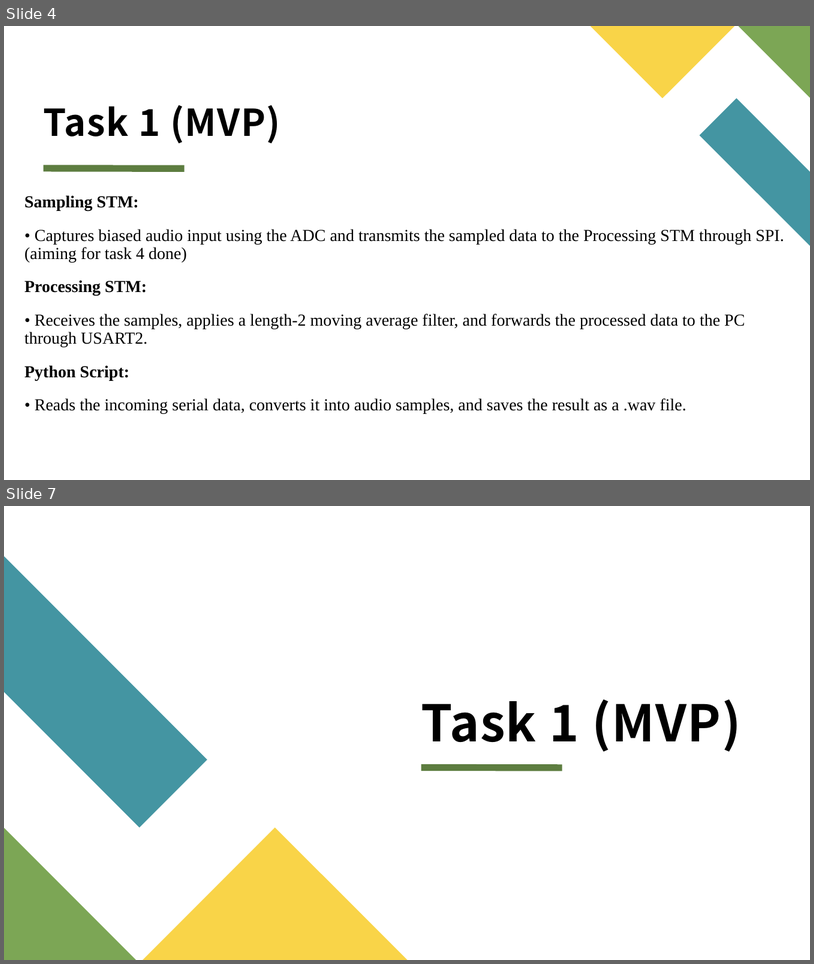
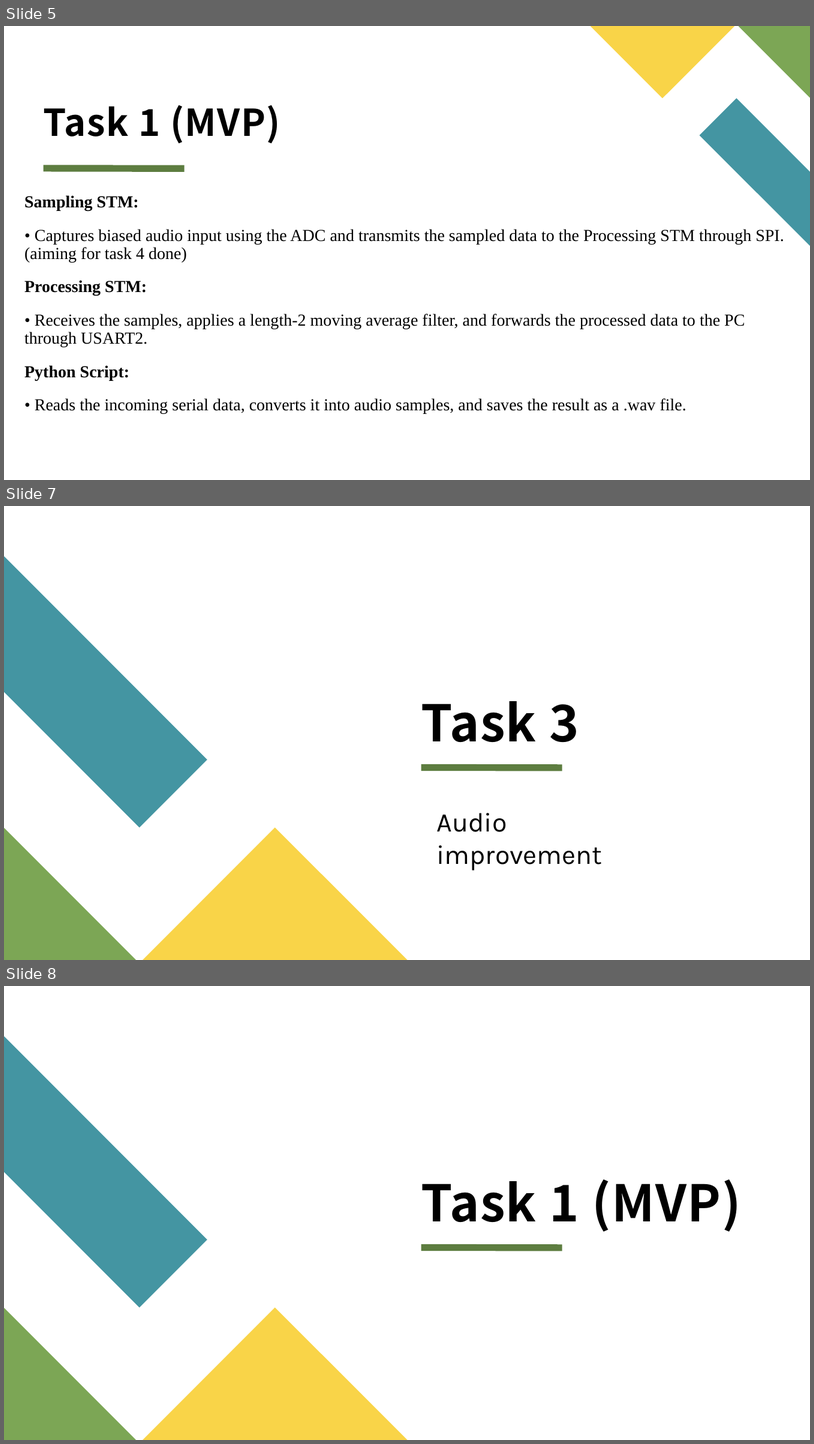
Before and after one commit to mooncakes0/ECE2071_project_F08, a slide deck: ECE2071_Project_F08_PPTslides.pptx. Shown one above the other, each under a label of ours: slides 4 and 7 before the commit, slides 5, 7 and 8 after it; the slides between them are not shown. The pictures are 814x964 and 814x1444 pixels, drawn with LibreOffice and Linux fonts; fonts in the diff are those of the drawing. Boxes give left, top, right and bottom in pixels: in the first picture for what was removed or moved away, otherwise in the second. Text is boxed around its words. In the diff, an @@ line names an element or a change of style, - is before the commit and + after.

```diff
--- a/ECE2071_Project_F08_PPTslides.pptx
+++ b/ECE2071_Project_F08_PPTslides.pptx
@@ slide 7 added at box(4, 506, 810, 960), background #FFFFFF; not listed: 4 template elements that a slide beside it also shows @@
@@ title added at box(422, 701, 579, 742), 60 pt, text #000000, bold @@
+Task 3
@@ text added at box(437, 813, 602, 870), 32 pt, text #000000 @@
+Audio improvement
@@ what was slide 4 is now slide 5 @@
@@ what was slide 7 is now slide 8 @@
```
Also in this commit, not shown: 1 slide changed, 1 other slide added, 6 slides removed, 1 other file.
